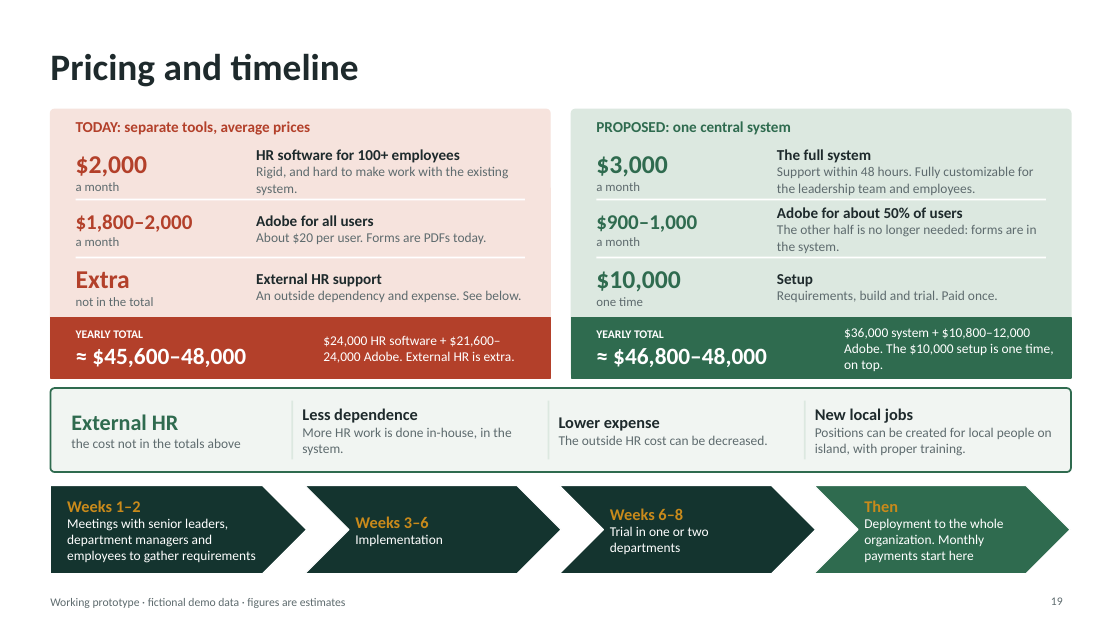
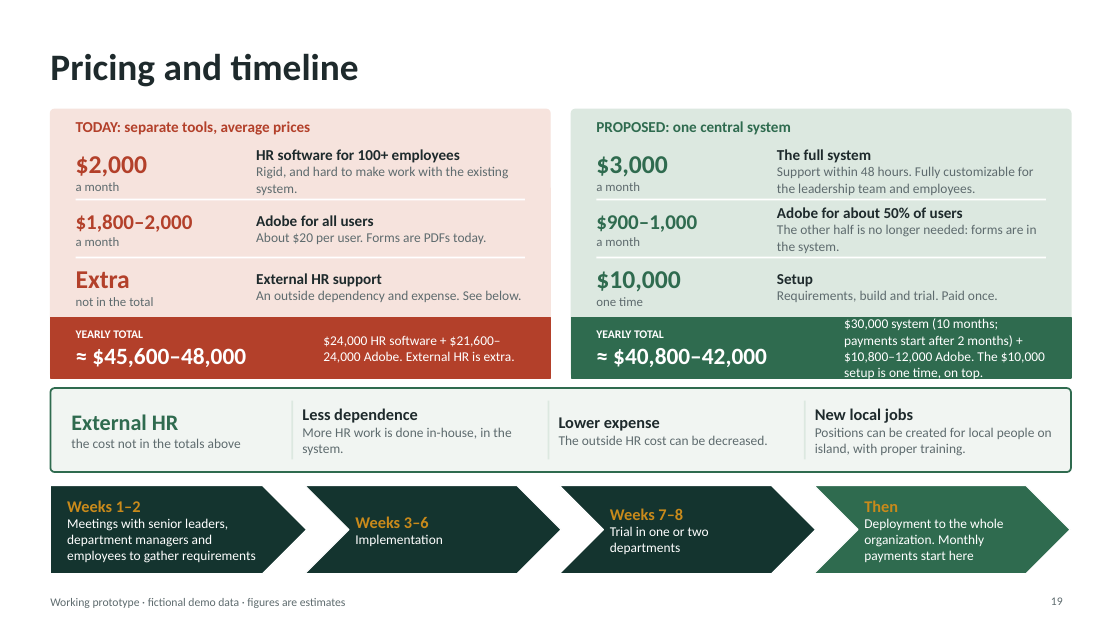
Before and after one commit to AndalibOlee/Portfolio, a slide deck: slide 19 of demo-platform/docs/DEMO_Executive_Presentation.pptx. Drawn at 1120x630 pixels with LibreOffice and Linux fonts; fonts in the diff are those of the drawing. Boxes give left, top, right and bottom in pixels: in the first picture for what was removed or moved away, otherwise in the second. Text is boxed around its words. In the diff, an @@ line names an element or a change of style, - is before the commit and + after.

```diff
--- a/demo-platform/docs/DEMO_Executive_Presentation.pptx
+++ b/demo-platform/docs/DEMO_Executive_Presentation.pptx
@@ text at box(844, 318, 1045, 381): text changed @@
-$36,000 system + $10,800–12,000 Adobe. The $10,000 setup is one time, on top.
+$30,000 system (10 months; payments start after 2 months) + $10,800–12,000 Adobe. The $10,000 setup is one time, on top.
@@ text at box(613, 348, 767, 367): text changed @@
-≈ $46,800–48,000
+≈ $40,800–42,000
@@ text at box(610, 508, 683, 520): text changed @@
-Weeks 6–8
+Weeks 7–8
```
Also in this commit, not shown: 2 other files.
